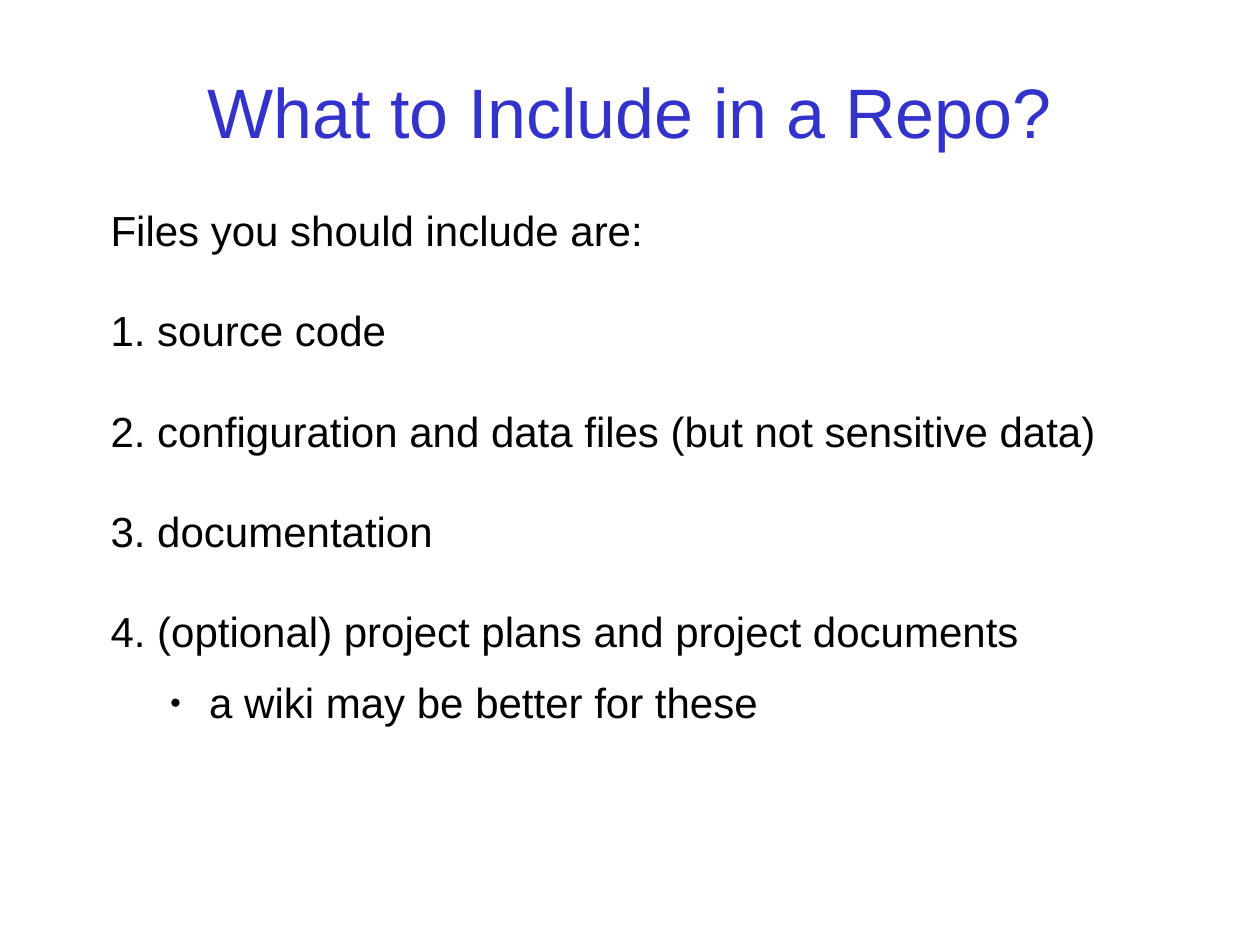
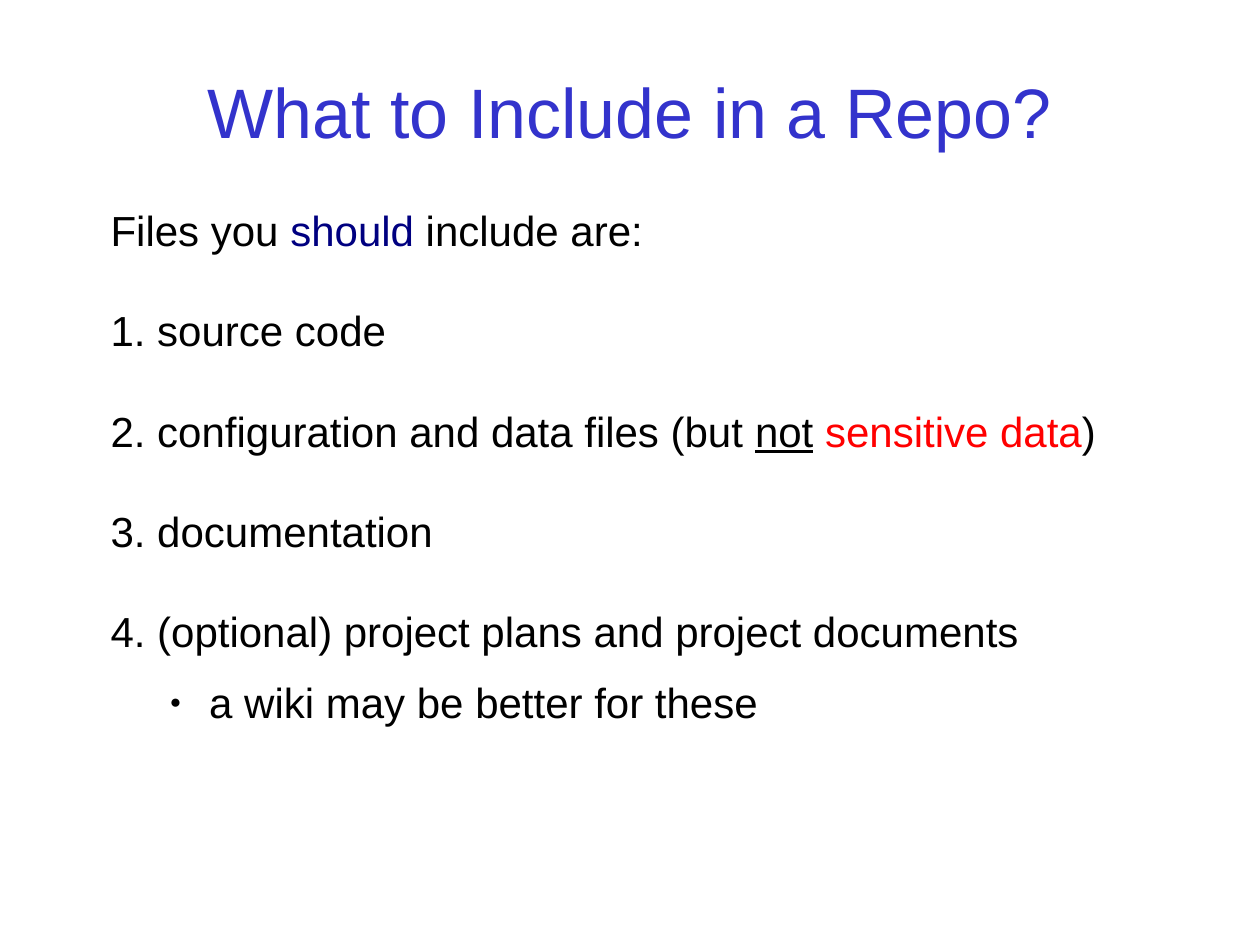
Before and after one commit to cpske/ISP, a slide deck: slide 11 of git/Git-Basics.odp. Drawn at 1260x945 pixels with LibreOffice and Linux fonts; fonts in the diff are those of the drawing. Boxes give left, top, right and bottom in pixels: in the first picture for what was removed or moved away, otherwise in the second. Text is boxed around its words. In the diff, an @@ line names an element or a change of style, - is before the commit and + after.

```diff
--- a/git/Git-Basics.odp
+++ b/git/Git-Basics.odp
@@ text at box(111, 215, 1096, 455): text colour #000000 to #000080 in "should"; text colour #000000 to #FF0000 in "sensitive data)"; underline on in "not" @@
```
Also in this commit, not shown: 5 other slides changed, 4 other files.
